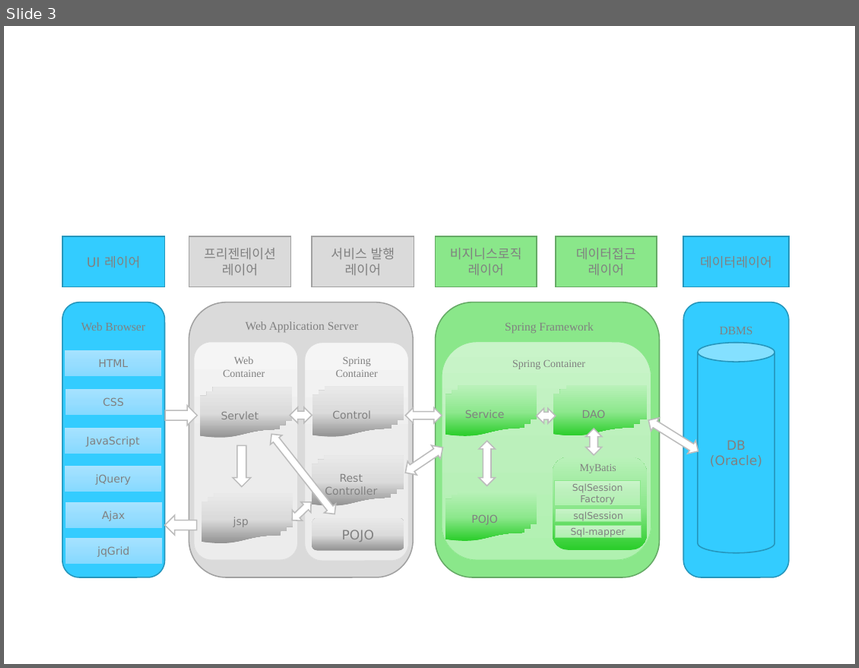
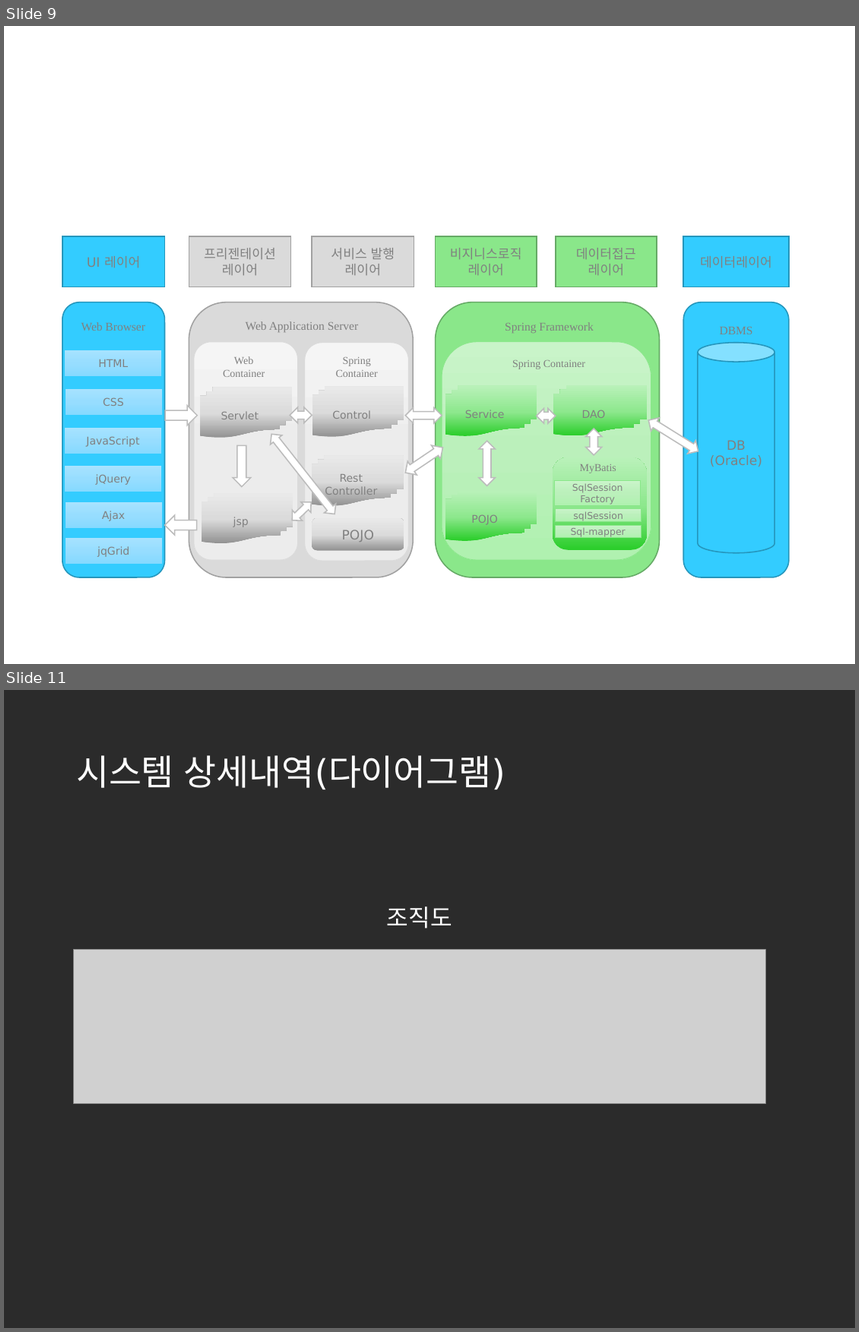
Before and after one commit to korea600/useful, a slide deck: Useful/UML/Presentation/useful_ppt_초안.pptx. Shown one above the other, each under a label of ours: slide 3 before the commit, slides 9 and 11 after it; the slides between them are not shown. The pictures are 859x668 and 859x1332 pixels, drawn with LibreOffice and Linux fonts; fonts in the diff are those of the drawing; grey boxes stand for pictures; background and template pictures are left out; a plain dark background stands for a picture behind light text. Boxes give left, top, right and bottom in pixels: in the first picture for what was removed or moved away, otherwise in the second. Text is boxed around its words. In the diff, an @@ line names an element or a change of style, - is before the commit and + after.

```diff
--- a/Useful/UML/Presentation/useful_ppt_초안.pptx
+++ b/Useful/UML/Presentation/useful_ppt_초안.pptx
@@ slide 11 added at [4,690,855,1328], background picture (left out) @@
@@ title added at [76,755,506,790], 30 pt, text #FFFFFF @@
+시스템 상세내역(다이어그램)
@@ text added at [387,907,452,929], 20 pt, text #FFFFFF @@
+조직도
@@ picture added at [74,950,766,1103] @@
@@ what was slide 3 is now slide 9 @@
```
Also in this commit, not shown: 1 slide changed, 75 other slides added, 8 other files.
